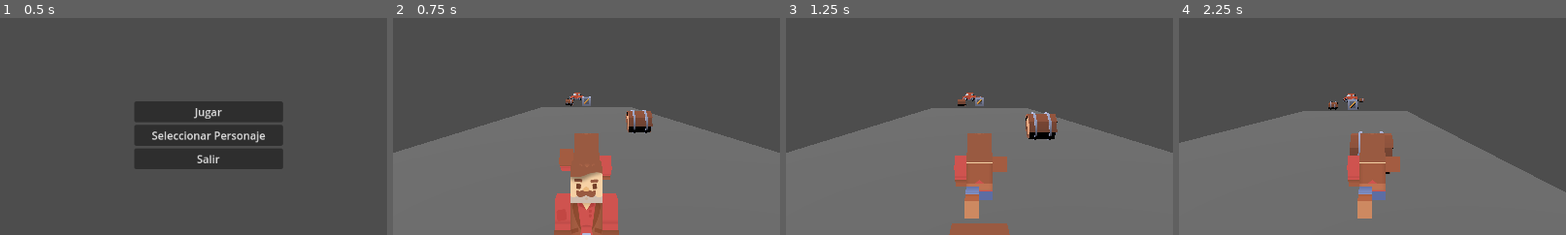
Above: before the commit, frames 1-4 (left to right).
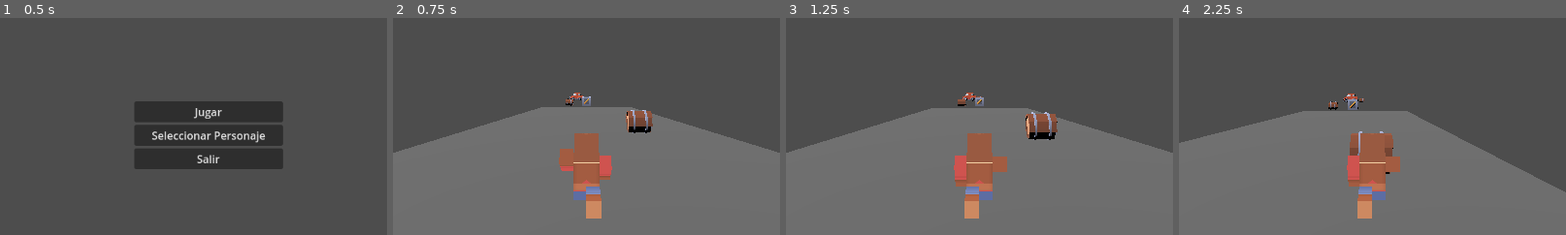
Above: after the commit, the same moments.

Repository: Ilesandres/game-recolections
Game: Godot game, scene res://src/UI/MainMenu.tscn
Two runs of this game, one before a commit and one after it. Both use one fixed random seed, a clock stepped at 60 frames per second and the inputs below.
Inputs:
- Up to frame 1 (0.5 s): no input
- Up to frame 2 (0.75 s): click "Jugar" at 0.5 s
- Up to frame 3 (1.25 s): no input
- Up to frame 4 (2.25 s): tap Enter (ui_accept) at 1.25, 1.52 s; hold Right (ui_right) 1.28-2.03 s; hold Down (ui_down) from 2.03 s (still down)
The pictures show only the part of the screen within x 25-75%, y 50-100%; the shares and areas given below are measured in that part.

Frame 1 is identical in both runs. In frame 2, 3.9% of the frame differs, in the area x 41-59%, y 65-100%; in frame 3, 0.8%; in frame 4, less than 0.1%.

Commit message:
solucion de duplicidad de personajes

Diff:
--- a/Player.gd
+++ b/Player.gd
@@ -33,7 +33,7 @@
 	else:
 		push_error("¡ERROR! Player.tscn debe tener un CollisionShape3D con un BoxShape3D.")
 
-	_load_visual_character(preload("res://scenes/characters/character_k_2.tscn"))
+	_load_visual_character(load(GlobalData.selected_character_scene_path))
 
 	animation_timer.timeout.connect(_on_animation_timer_timeout)
 
--- a/scenes/Game.gd
+++ b/scenes/Game.gd
@@ -8,34 +8,14 @@
 
 
 func _ready():
-	var player_node: Node3D = _instantiate_selected_player()
-
 	pause_menu = PAUSE_MENU_SCENE.instantiate()
 	add_child(pause_menu)
 	pause_menu.set_process_priority(100)
 
 	GlobalData.load_game()
 
-	if is_instance_valid(player_node):
-		if player_node.has_method("_on_player_player_died"):
-			player_node.player_died.connect(_on_player_player_died)
 
 
-func _instantiate_selected_player() -> Node3D:
-	var player_path = GlobalData.selected_character_scene_path
-
-	if player_path.is_empty():
-		print("ADVERTENCIA: Ruta de personaje vacía. Usando default.")
-		player_path = "res://scenes/characters/character_k_2.tscn"
-
-	var PlayerScene = load(player_path)
-	var new_player = PlayerScene.instantiate()
-
-	player_container.add_child(new_player)
-
-	new_player.name = "Player"
-
-	return new_player
 
 
 func _unhandled_input(event):
Not shown, added: scenes/Player.tscn10986921274.tmp
